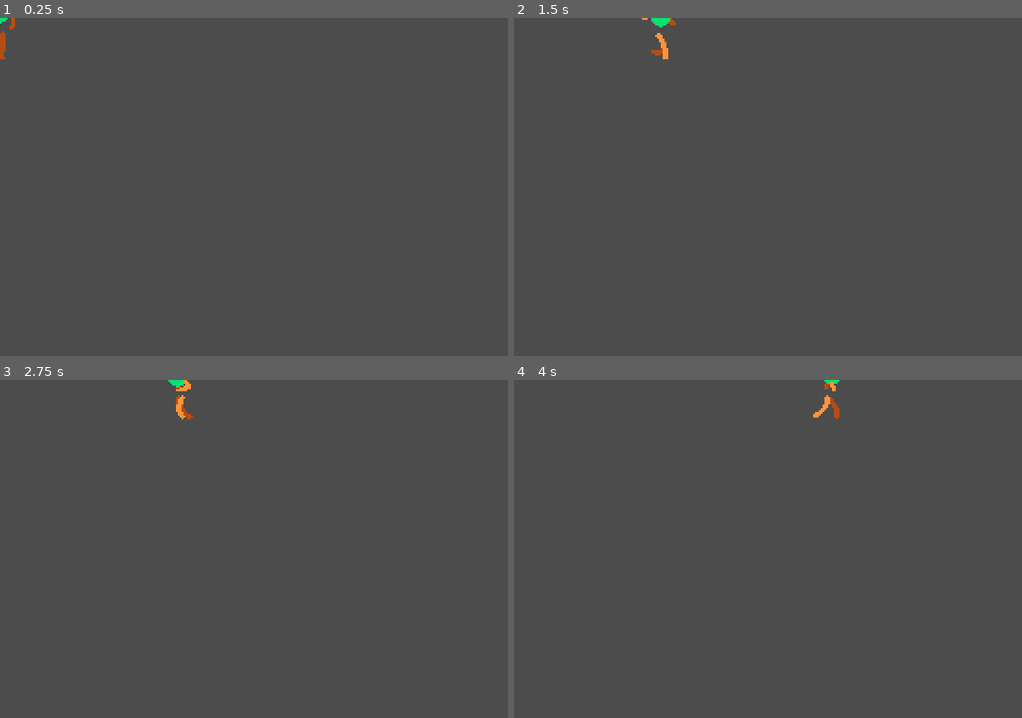
Above: before the commit, frames 1-4 (two rows, left to right).
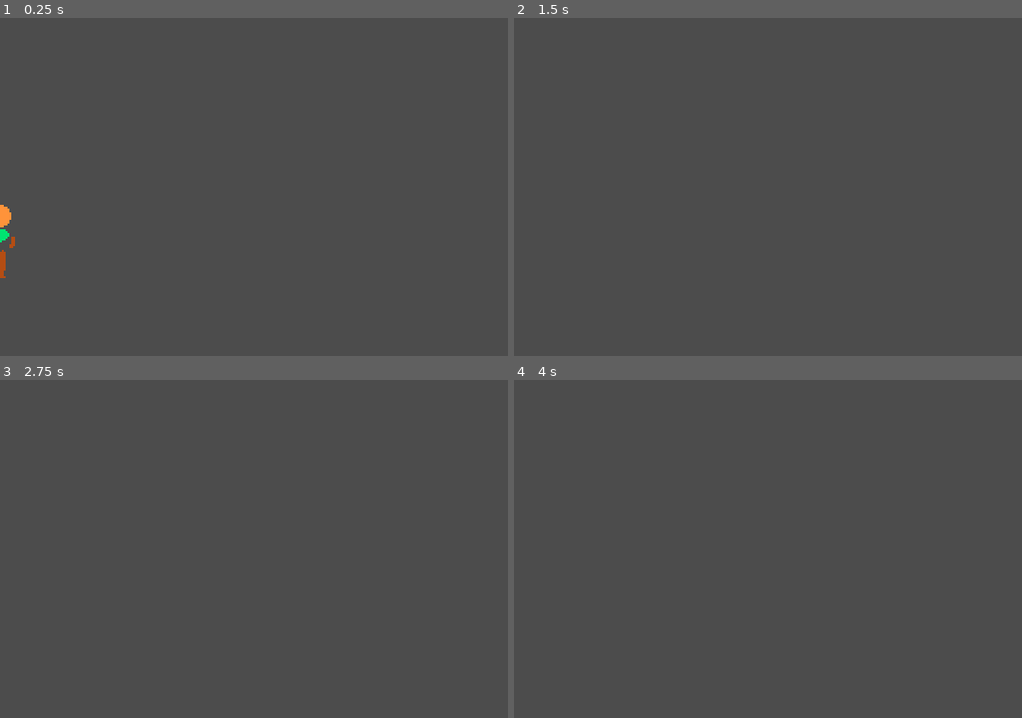
Above: after the commit, the same moments.

Repository: Frikar/Tao-game
Game: Godot game, scene res://src/Objects/Player/Player.tscn
Two runs of this game, one before a commit and one after it. Both use one fixed random seed, a clock stepped at 60 frames per second and the inputs below. The project has no main scene, so this scene is started directly.
Inputs:
- Up to frame 1 (0.25 s): no input
- Up to frame 2 (1.5 s): hold Right (ui_right) from 0.53 s (still down); tap Up (ui_up) at 0.6, 0.77, 1.07, 1.35 s
- Up to frame 3 (2.75 s): tap Up (ui_up) at 1.52, 1.82, 2.1 s; release Right (ui_right) at 2.03 s; hold Left (ui_left) from 2.03 s (still down)
- Up to frame 4 (4 s): release Left (ui_left) at 2.78 s; hold Right (ui_right) from 2.78 s (still down); tap Up (ui_up) at 2.85, 3.02, 3.32, 3.6, 3.77 s

The runs differ from the first frame. In frame 1, 0.4% of the frame differs, in the area x 0-3%, y 0-77%; in frame 2, 0.2%; in frame 3, 0.2%; in frame 4, 0.2%.

Commit message:
Player con salto v1

Diff:
--- a/src/Objects/Player/Player.gd
+++ b/src/Objects/Player/Player.gd
@@ -4,6 +4,8 @@
 var MAX_SPEED = 90
 var FRICTION = 500
 var ACCELERATION = 500
+var GRAVITY = 4000
+var jump_speed = -700
 var direction = "Right"
 onready var sprite = $Sprite
 onready var animationPlayer = $AnimationPlayer
@@ -19,6 +21,7 @@
 	input_vector.x = Input.get_action_strength("ui_right") - Input.get_action_strength("ui_left")
 	input_vector = input_vector.normalized()
 	get_player_animation(input_vector)
+	velocity.y += GRAVITY * delta
 	if input_vector != Vector2.ZERO:
 		velocity = velocity.move_toward(input_vector * MAX_SPEED, ACCELERATION * delta)
 		animationState.travel("Run" + direction)
@@ -28,7 +31,11 @@
 	move()
 
 func move():
-	velocity = move_and_slide(velocity)
+	velocity = move_and_slide(velocity, Vector2.UP)
+	#Salto basico, se debe mejorar
+	if Input.is_action_just_pressed("ui_up"):
+		if is_on_floor():
+			velocity.y = jump_speed
 
 func get_player_animation(input_vector):
 	if input_vector.x <= -0.707:
--- a/src/Objects/Player/Player.tscn
+++ b/src/Objects/Player/Player.tscn
@@ -212,6 +212,9 @@
 
 [sub_resource type="AnimationNodeStateMachinePlayback" id=20]
 
+[sub_resource type="CapsuleShape2D" id=21]
+radius = 6.48871
+
 [node name="Player" type="KinematicBody2D"]
 script = ExtResource( 1 )
 
@@ -235,3 +238,5 @@
 parameters/playback = SubResource( 20 )
 
 [node name="CollisionShape2D" type="CollisionShape2D" parent="."]
+position = Vector2( 0, 2 )
+shape = SubResource( 21 )
Not shown: 1 places in src/Objects/Player/Player.tscn that only renumber resources
